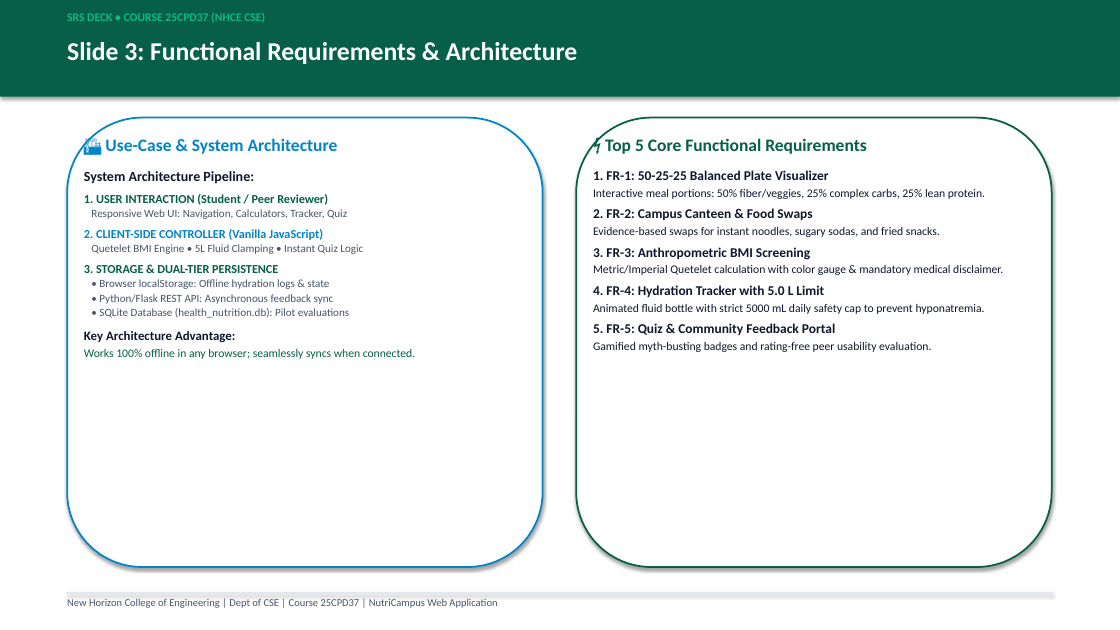
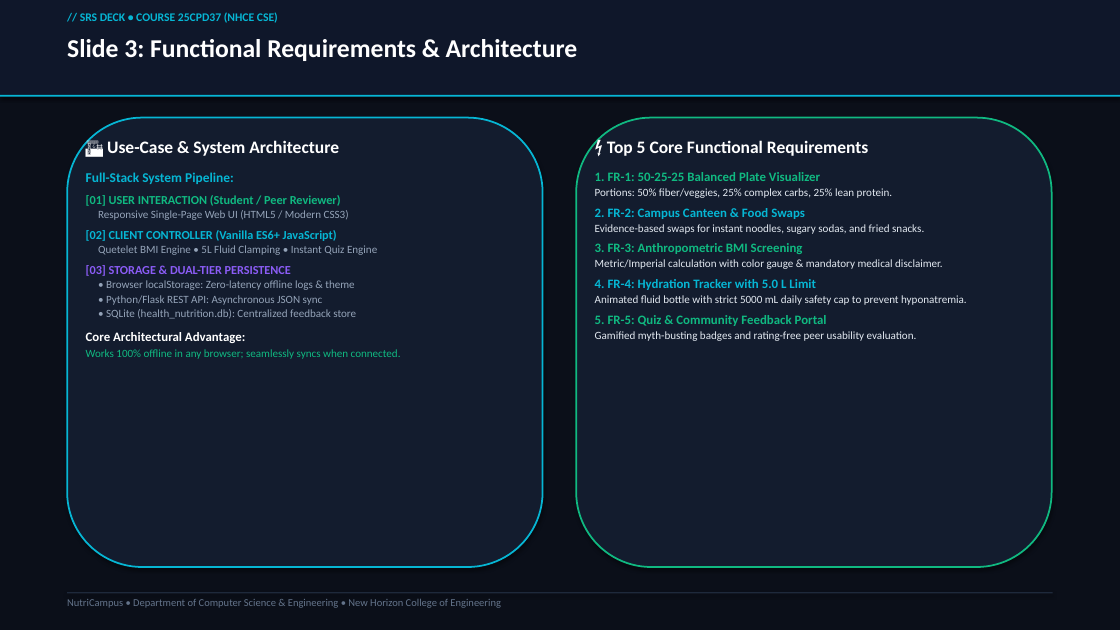
Before and after one commit to Prapulcode/NutriCampus-Health-Nutrition, a slide deck: slide 3 of NutriCampus_5Slide_SRS_Deck.pptx. Drawn at 1120x630 pixels with LibreOffice and Linux fonts; fonts in the diff are those of the drawing. Boxes give left, top, right and bottom in pixels: in the first picture for what was removed or moved away, otherwise in the second. Text is boxed around its words. In the diff, an @@ line names an element or a change of style, - is before the commit and + after.

Commit message:
style: redesign 5-slide SRS deck in Dark Tech / Cyber Minimalist aesthetic

```diff
--- a/NutriCampus_5Slide_SRS_Deck.pptx
+++ b/NutriCampus_5Slide_SRS_Deck.pptx
@@ rectangle at [0, 0, 1120, 97]: fill #065F46 to #0F172A @@
@@ rectangle added at [0, 0, 1120, 630], fill #0B0F19 @@
@@ text at [80, 12, 278, 23]: text changed; text colour #10B981 to #06B6D4 @@
-SRS DECK • COURSE 25CPD37 (NHCE CSE)
+// SRS DECK • COURSE 25CPD37 (NHCE CSE)
@@ rectangle added at [0, 95, 1120, 97], fill #06B6D4 @@
@@ rounded rectangle at [67, 118, 543, 567]: fill #FFFFFF to #131C2E; outline #0284C7 1.5 pt to #06B6D4 1.5 pt @@
@@ rounded rectangle at [576, 118, 1052, 567]: fill #FFFFFF to #131C2E; outline #065F46 1.5 pt to #10B981 1.5 pt @@
@@ text at [86, 140, 401, 359]: text colour #0284C7 to #FFFFFF in "🏗️ Use-Case & System Architecture"; size 10 to 9.5 pt, text colour #065F46 to #10B981 in "Works 100% offline in any browser; seamlessly ..." @@
@@ text at [595, 140, 967, 341]: text colour #065F46 to #FFFFFF in "⚡ Top 5 Core Functional Requirements"; size 11.5 to 11 pt in "1. FR-1: 50-25-25 Balanced Plate Visualizer", "2. FR-2: Campus Canteen & Food Swaps", "3. FR-3: Anthropometric BMI Screening", "4. FR-4: Hydration Tracker with 5.0 L ..." and 1 more places; text colour #0F172A to #10B981 in "1. FR-1: 50-25-25 Balanced Plate Visualizer", "3. FR-3: Anthropometric BMI Screening", "5. FR-5: Quiz & Community Feedback Portal"; text colour #0F172A to #06B6D4 in "2. FR-2: Campus Canteen & Food Swaps", "4. FR-4: Hydration Tracker with 5.0 L ..."; size 10 to 9.5 pt, text colour #0F172A to #E2E8F0 in "Evidence-based swaps for instant noodles, sugary sodas, ...", "Animated fluid bottle with strict 5000 mL ...", "Gamified myth-busting badges and rating-free peer usability ..."; less space between paragraphs @@
@@ text at [86, 172, 377, 343]: text changed; text colour #475569 to #94A3B8 @@
-System Architecture Pipeline:
-1. USER INTERACTION (Student / Peer Reviewer)
-Responsive Web UI: Navigation, Calculators, Tracker, Quiz
-2. CLIENT-SIDE CONTROLLER (Vanilla JavaScript)
-Quetelet BMI Engine • 5L Fluid Clamping • Instant Quiz Logic
-3. STORAGE & DUAL-TIER PERSISTENCE
-• Browser localStorage: Offline hydration logs & state
-• Python/Flask REST API: Asynchronous feedback sync
-• SQLite Database (health_nutrition.db): Pilot evaluations
-Key Architecture Advantage:
+Full-Stack System Pipeline:
+[01] USER INTERACTION (Student / Peer Reviewer)
+Responsive Single-Page Web UI (HTML5 / Modern CSS3)
+[02] CLIENT CONTROLLER (Vanilla ES6+ JavaScript)
+Quetelet BMI Engine • 5L Fluid Clamping • Instant Quiz Engine
+[03] STORAGE & DUAL-TIER PERSISTENCE
+• Browser localStorage: Zero-latency offline logs & theme
+• Python/Flask REST API: Asynchronous JSON sync
+• SQLite (health_nutrition.db): Centralized feedback store
+Core Architectural Advantage:
@@ text at [595, 188, 893, 198]: text changed; size 10 to 9.5 pt; text colour #0F172A to #E2E8F0 @@
-Interactive meal portions: 50% fiber/veggies, 25% complex carbs, 25% lean protein.
+Portions: 50% fiber/veggies, 25% complex carbs, 25% lean protein.
@@ text at [595, 259, 943, 269]: text changed; size 10 to 9.5 pt; text colour #0F172A to #E2E8F0 @@
-Metric/Imperial Quetelet calculation with color gauge & mandatory medical disclaimer.
+Metric/Imperial calculation with color gauge & mandatory medical disclaimer.
@@ rectangle at [67, 592, 1053, 593]: fill #E2E8F0 to #1E293B @@
@@ text at [67, 599, 500, 608]: text changed; text colour #475569 to #64748B @@
-New Horizon College of Engineering | Dept of CSE | Course 25CPD37 | NutriCampus Web Application
+NutriCampus • Department of Computer Science & Engineering • New Horizon College of Engineering
```
Also in this commit, not shown: 4 other slides changed, 2 other files.
